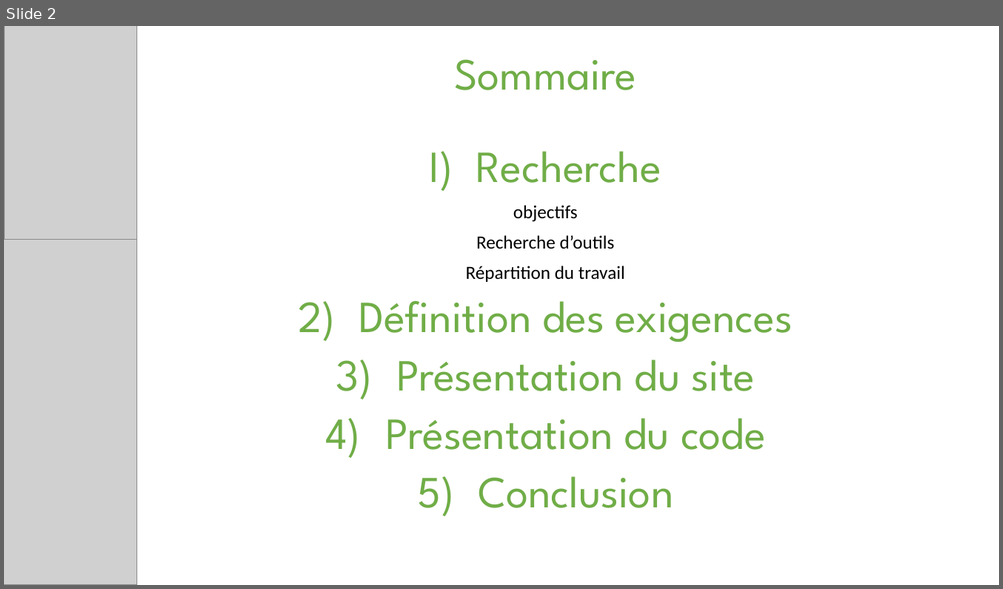
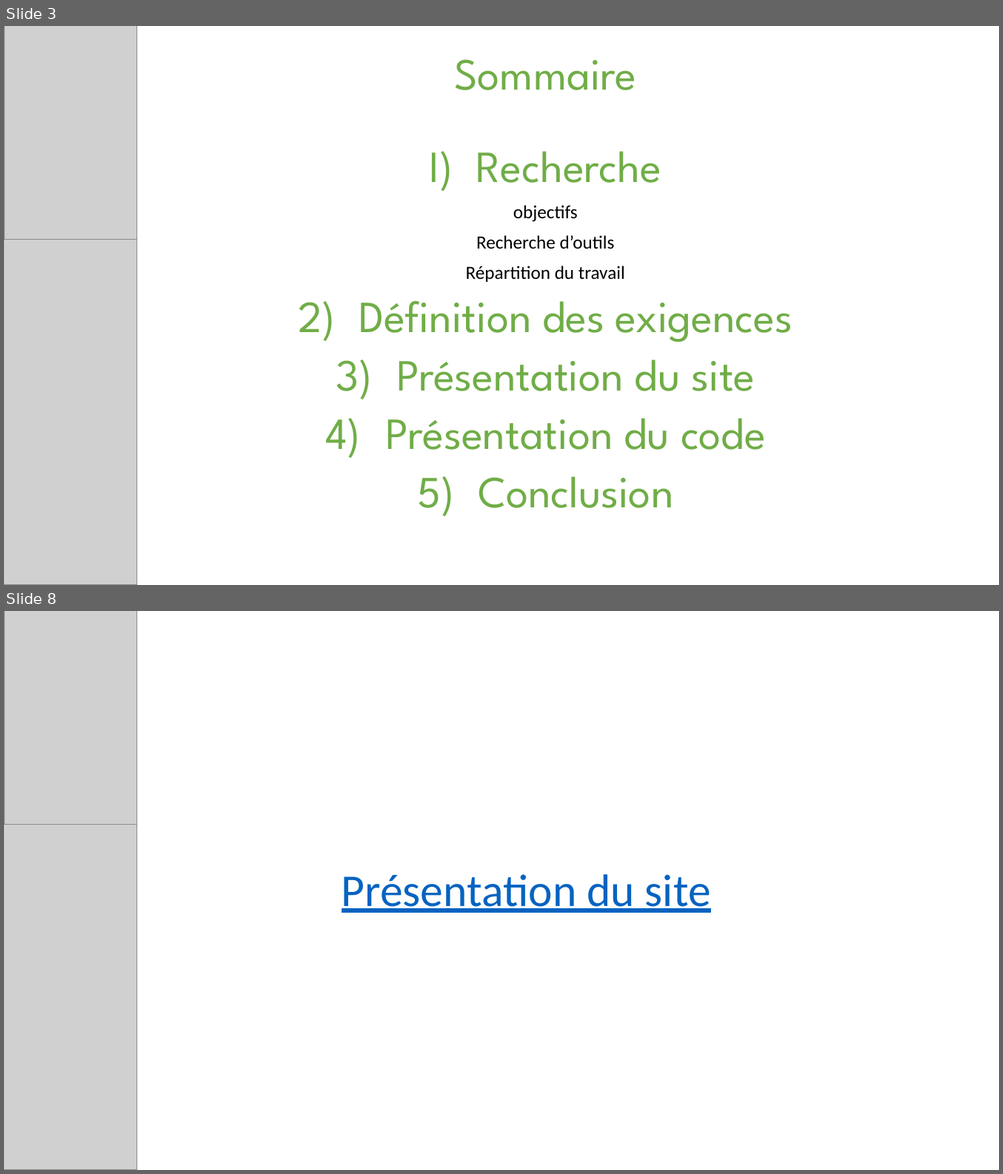
Before and after one commit to eehP/WeebProject, a slide deck: Présentation.pptx. Shown one above the other, each under a label of ours: slide 2 before the commit, slides 3 and 8 after it; the slides between them are not shown. The pictures are 1003x589 and 1003x1174 pixels, drawn with LibreOffice and Linux fonts; fonts in the diff are those of the drawing; grey boxes stand for pictures. Boxes give left, top, right and bottom in pixels: in the first picture for what was removed or moved away, otherwise in the second. Text is boxed around its words. In the diff, an @@ line names an element or a change of style, - is before the commit and + after.

```diff
--- a/Présentation.pptx
+++ b/Présentation.pptx
@@ slide 8 added at box(4, 611, 999, 1170), background #FFFFFF @@
@@ picture added at box(4, 611, 136, 1092) @@
@@ picture added at box(4, 824, 136, 1170) @@
@@ title added at box(341, 874, 711, 913), 44 pt, text #0563C1, underline @@
+Présentation du site
@@ what was slide 2 is now slide 3 @@
```
Also in this commit, not shown: 5 slides changed, 1 other slide added, 1 slide removed, 4 other files.
